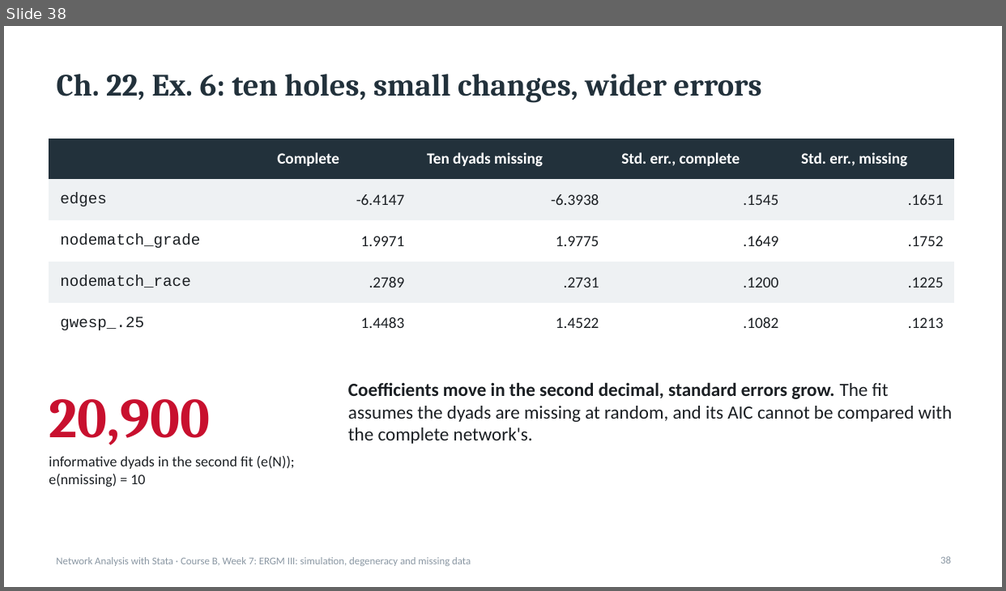
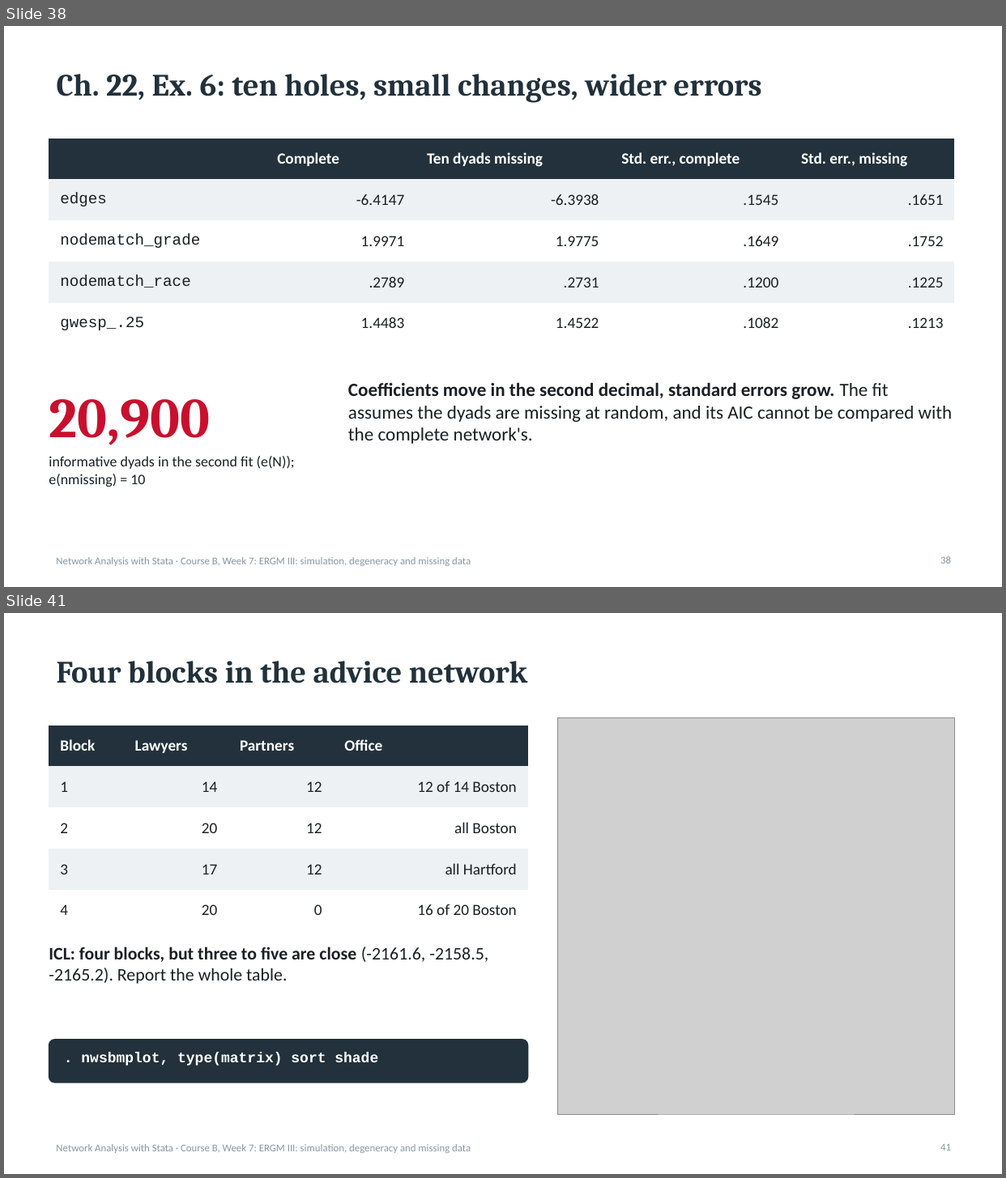
Before and after one commit to thomas-u-grund/nwcommands, a slide deck: website/book/teaching/slides/courseB_week07_ergm3_simulation_degeneracy.pptx. Shown one above the other, each under a label of ours: slide 38 before the commit, slides 38 and 41 after it; the slides between them are not shown. The pictures are 1006x591 and 1006x1178 pixels, drawn with LibreOffice and Linux fonts; fonts in the diff are those of the drawing; grey boxes stand for pictures. Boxes give left, top, right and bottom in pixels: in the first picture for what was removed or moved away, otherwise in the second. Text is boxed around its words. In the diff, an @@ line names an element or a change of style, - is before the commit and + after.

```diff
--- a/website/book/teaching/slides/courseB_week07_ergm3_simulation_degeneracy.pptx
+++ b/website/book/teaching/slides/courseB_week07_ergm3_simulation_degeneracy.pptx
@@ slide 41 added at [4,613,1002,1174], background #FFFFFF; not listed: 1 template element that a slide beside it also shows @@
@@ title added at [57,661,527,683], 30 pt, text #22313B, bold @@
+Four blocks in the advice network
@@ table added at [49,726,528,918], 5 rows, 4 columns @@
+Block | Lawyers | Partners | Office
+1 | 14 | 12 | 12 of 14 Boston
+2 | 20 | 12 | all Boston
+3 | 17 | 12 | all Hartford
+4 | 20 | 0 | 16 of 20 Boston
@@ picture added at [558,717,955,1114] @@
@@ text added at [49,947,488,984], 17 pt, text #1B1F23 @@
+ICL: four blocks, but three to five are close (-2161.6, -2158.5, -2165.2). Report the whole table.
@@ rounded rectangle added at [49,1040,528,1083], fill #22313B, outline #22313B 1 pt @@
@@ text added at [81,1053,378,1066], 14 pt, text #FFFFFF, bold @@
+. nwsbmplot, type(matrix) sort shade
@@ page number added at [940,1144,951,1151], 10 pt, text #8A97A3 @@
+41
```
Also in this commit, not shown: 4 slides changed, 5 other slides added, 1 other file.
